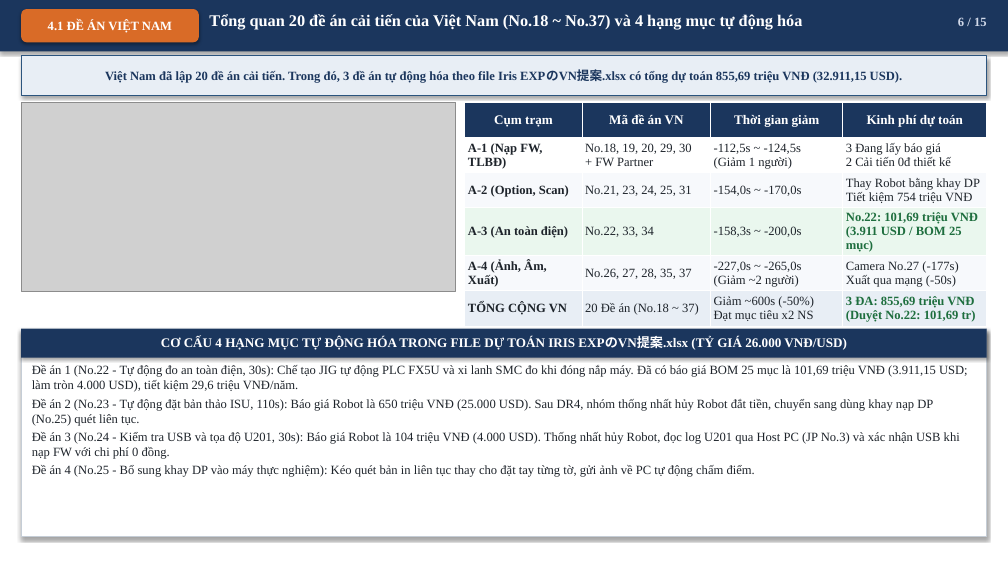
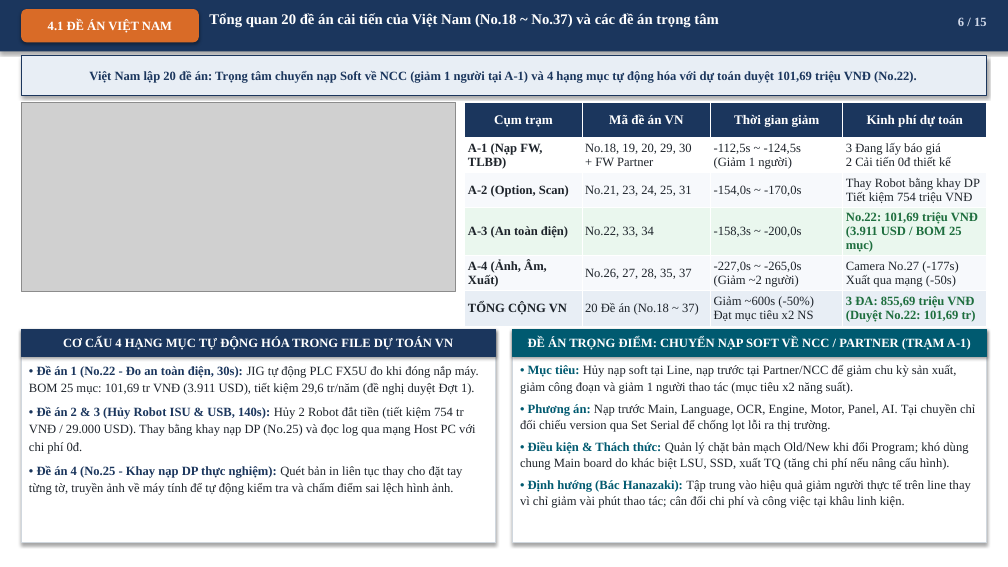
Before and after one commit to Nakazasen/bao_cao_dc_EXPIris, a slide deck: slide 6 of Bao_Cao_Dieu_Chinh_IrisEXP_VN.pptx. Drawn at 1008x567 pixels with LibreOffice and Linux fonts; fonts in the diff are those of the drawing; grey boxes stand for pictures. Boxes give left, top, right and bottom in pixels: in the first picture for what was removed or moved away, otherwise in the second. Text is boxed around its words. In the diff, an @@ line names an element or a change of style, - is before the commit and + after.

```diff
--- a/Bao_Cao_Dieu_Chinh_IrisEXP_VN.pptx
+++ b/Bao_Cao_Dieu_Chinh_IrisEXP_VN.pptx
@@ text at (209, 13, 718, 27): text changed; size 15.5 to 14 pt @@
-Tổng quan 20 đề án cải tiến của Việt Nam (No.18 ~ No.37) và 4 hạng mục tự động hóa
+Tổng quan 20 đề án cải tiến của Việt Nam (No.18 ~ No.37) và các đề án trọng tâm
@@ rectangle "Việt Nam lập 20 đề ..." at (21, 56, 987, 95): outline #2B547E 1 pt to #1B365D 1 pt @@
@@ text in rectangle at (89, 71, 917, 83): text changed @@
-Việt Nam đã lập 20 đề án cải tiến. Trong đó, 3 đề án tự động hóa theo file Iris EXPのVN提案.xlsx có tổng dự toán 855,69 triệu VNĐ (32.911,15 USD).
+Việt Nam lập 20 đề án: Trọng tâm chuyển nạp Soft về NCC (giảm 1 người tại A-1) và 4 hạng mục tự động hóa với dự toán duyệt 101,69 triệu VNĐ (No.22).
@@ rectangle "CƠ CẤU 4 HẠNG MỤC ...": place and size @@
-rectangle "CƠ CẤU 4 HẠNG MỤC ..." at (21, 329, 987, 358)
+rectangle "CƠ CẤU 4 HẠNG MỤC ..." at (21, 329, 496, 356)
@@ rectangle "CƠ CẤU 4 HẠNG MỤC ..." at (21, 329, 496, 356): outline none to #1B365D 0.75 pt @@
@@ rectangle: place and size @@
-rectangle at (21, 329, 987, 537)
+rectangle at (21, 329, 496, 542)
@@ rectangle at (21, 329, 496, 542): outline #C5CDD6 1 pt to #D0D7DE 1 pt @@
@@ rectangle added at (513, 329, 988, 542), fill #FFFFFF, outline #D0D7DE 1 pt @@
@@ rectangle added at (513, 329, 988, 356), fill #005A70, outline #005A70 0.75 pt, 12 pt, text #FFFFFF, bold @@
+ĐỀ ÁN TRỌNG ĐIỂM: CHUYỂN NẠP SOFT VỀ NCC / PARTNER (TRẠM A-1)
@@ text in rectangle at (63, 338, 453, 350): text changed; size 12.5 to 12 pt @@
-CƠ CẤU 4 HẠNG MỤC TỰ ĐỘNG HÓA TRONG FILE DỰ TOÁN IRIS EXPのVN提案.xlsx (TỶ GIÁ 26.000 VNĐ/USD)
+CƠ CẤU 4 HẠNG MỤC TỰ ĐỘNG HÓA TRONG FILE DỰ TOÁN VN
@@ text at (29, 366, 479, 495): text changed @@
-Đề án 1 (No.22 - Tự động đo an toàn điện, 30s): Chế tạo JIG tự động PLC FX5U và xi lanh SMC đo khi đóng nắp máy. Đã có báo giá BOM 25 mục là 101,69 triệu VNĐ (3.911,15 USD; làm tròn 4.000 USD), tiết kiệm 29,6 triệu VNĐ/năm.
-Đề án 2 (No.23 - Tự động đặt bản thảo ISU, 110s): Báo giá Robot là 650 triệu VNĐ (25.000 USD). Sau DR4, nhóm thống nhất hủy Robot đắt tiền, chuyển sang dùng khay nạp DP (No.25) quét liên tục.
-Đề án 3 (No.24 - Kiểm tra USB và tọa độ U201, 30s): Báo giá Robot là 104 triệu VNĐ (4.000 USD). Thống nhất hủy Robot, đọc log U201 qua Host PC (JP No.3) và xác nhận USB khi nạp FW với chi phí 0 đồng.
-Đề án 4 (No.25 - Bổ sung khay DP vào máy thực nghiệm): Kéo quét bản in liên tục thay cho đặt tay từng tờ, gửi ảnh về PC tự động chấm điểm.
+• Đề án 1 (No.22 - Đo an toàn điện, 30s): JIG tự động PLC FX5U đo khi đóng nắp máy. BOM 25 mục: 101,69 tr VNĐ (3.911 USD), tiết kiệm 29,6 tr/năm (đề nghị duyệt Đợt 1).
+• Đề án 2 & 3 (Hủy Robot ISU & USB, 140s): Hủy 2 Robot đắt tiền (tiết kiệm 754 tr VNĐ / 29.000 USD). Thay bằng khay nạp DP (No.25) và đọc log qua mạng Host PC với chi phí 0đ.
+• Đề án 4 (No.25 - Khay nạp DP thực nghiệm): Quét bản in liên tục thay cho đặt tay từng tờ, truyền ảnh về máy tính để tự động kiểm tra và chấm điểm sai lệch hình ảnh.
@@ text added at (520, 365, 975, 508), 12 pt, text #1E242B @@
+• Mục tiêu: Hủy nạp soft tại Line, nạp trước tại Partner/NCC để giảm chu kỳ sản xuất, giảm công đoạn và giảm 1 người thao tác (mục tiêu x2 năng suất).
+• Phương án: Nạp trước Main, Language, OCR, Engine, Motor, Panel, AI. Tại chuyền chỉ đối chiếu version qua Set Serial để chống lọt lỗi ra thị trường.
+• Điều kiện & Thách thức: Quản lý chặt bản mạch Old/New khi đổi Program; khó dùng chung Main board do khác biệt LSU, SSD, xuất TQ (tăng chi phí nếu nâng cấu hình).
+• Định hướng (Bác Hanazaki): Tập trung vào hiệu quả giảm người thực tế trên line thay vì chỉ giảm vài phút thao tác; cân đối chi phí và công việc tại khâu linh kiện.
```
Also in this commit, not shown: 2 other slides changed, 2 other files.
